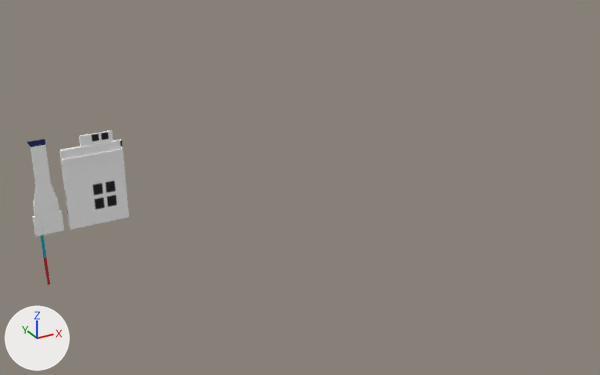
A saved change to the glTF model Assets/AISBoats/Objects/CargoNormXY_BridgeNormY.glb.
The view is the same before and after, from a camera (50 mm lens) standing at (-47.0, -277.0, 150.0) and looking at (106.0, 2.0, 11.0). Lighting does not change. The marker at lower left points along +X, +Y and +Z. Where no turn or scale is listed for an object, it has been applied to the vertices. Vertices at the same position are counted once.

Names of what the first picture shows: 'Bridge', 'Cargo'.
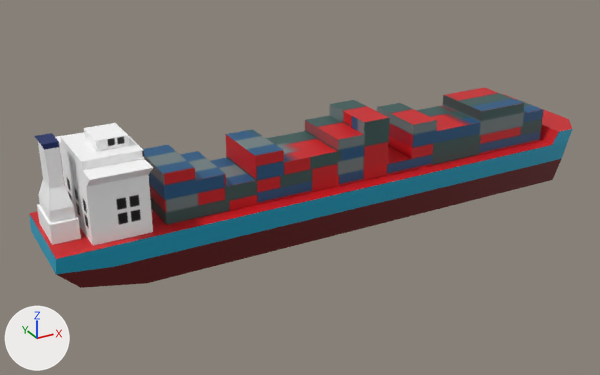
Where the newer file only moved an object's origin or applied its transform, the numbers keep the older frame.

Pixel boxes (x1, y1, x2, y2) of what changed, in the pictures (600 x 375 px):
'Cargo', reshaped, rescaled
    before: (40, 220, 50, 285)
    after: (29, 88, 573, 288)
'Bridge', mesh rescaled (16% wider, 15% taller)
    before: (27, 130, 129, 237)
    after: (35, 123, 153, 246)
part 1 of me_cube, added
    after: (143, 88, 543, 225)
part 2 of me_cube, added
    after: (80, 208, 168, 237)
part 3 of me_cube, surface changed
    before: (41, 220, 50, 285)
    after: (29, 109, 573, 288)

Diff of the bpy script that builds the scene:
```diff
--- a/Assets/AISBoats/Objects/CargoNormXY_BridgeNormY.glb.py
+++ b/Assets/AISBoats/Objects/CargoNormXY_BridgeNormY.glb.py
@@ me_cube @@
 # used by ob_cargo; location = (-0.5, 0.0, 0.0)
 # verts and faces of me_cube; kept vertices keep their numbers, new ones are numbered from 58
 # before: 40 (0.1, -0.2, 15.6) at pixel (40, 235), 41 (0.1, 0.2, 15.6) at pixel (40, 234), 42 (0.0, -0.2, 15.6) at pixel (40, 235), 43 (0.0, 0.2, 15.6) at pixel (40, 234), 44 (0.2, 0.4, 15.6)
 # before: 45 (0.2, -0.4, 15.6) at pixel (41, 235), 46 (0.1, 0.4, 15.6), 47 (0.1, -0.4, 15.6) at pixel (40, 235), 48 (0.1, -0.4, 15.6) at pixel (41, 235), 49 (0.1, 0.4, 15.6)
-me_cube.from_pydata(...)  # 58 vertices, 106 faces; spans x 0.0..1.0, y -0.5..0.5, z -4.8..21.4
+me_cube.from_pydata(...)  # 136 vertices, 264 faces; spans x 0.0..1.0, y -0.5..0.5, z -4.8..40.8
+# me_cube part 1: a new loose piece of 78 vertices spanning x 0.2..0.9, y -0.3..0.3, z 15.6..40.8, in mat_material (picture img_cargo)
+# me_cube part 2
+faces += [(44, 48, 45), (46, 47, 49), (44, 49, 48), (47, 48, 49), (40, 41, 42), (41, 43, 42)]
+# me_cube part 3: 88 kept faces spanning x 0.0..1.0, y -0.5..0.5, z -4.8..21.4 get new texture (UV) coordinates
 me_cube.materials.append(mat_material)
@@ me_cube_2642 @@
 me_cube_2642.from_pydata(...)  # 70 vertices, 126 faces; spans x -2.3..31.8, y -1.2..1.2, z 15.6..50.9
 # used by ob_bridge; location = (0.0, 0.0, 0.0)
+# me_cube_2642 part 4: the whole mesh is scaled about its middle by (1, 20, 1), then moved by (3.6, 0.0, 0.0)
 me_cube_2642.materials.append(mat_material)
@@ ob_cargo @@
 ob_cargo.location = (-0.5, 0.0, 0.0)
+ob_cargo.scale = (250.0, 40.0, 1.0)
```
